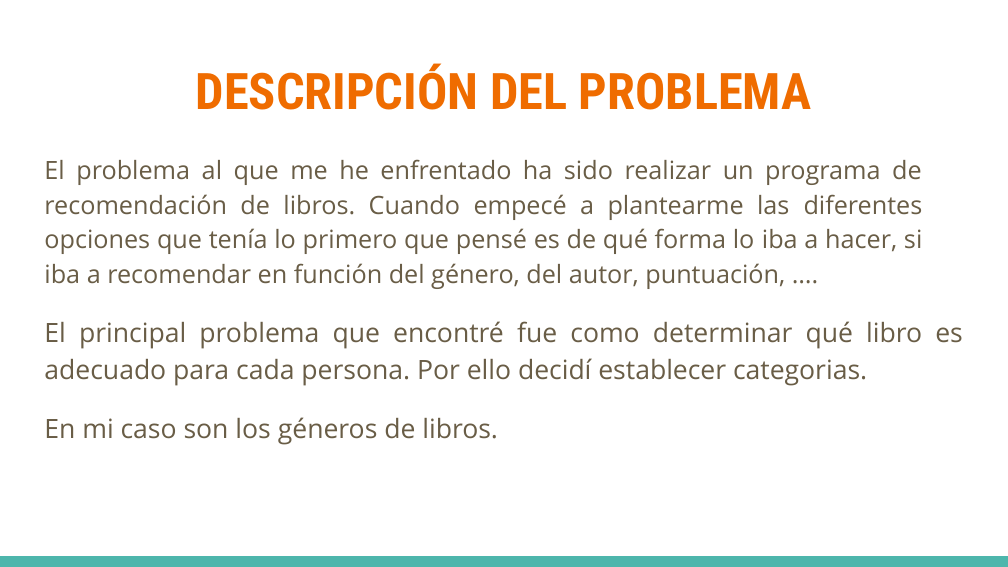
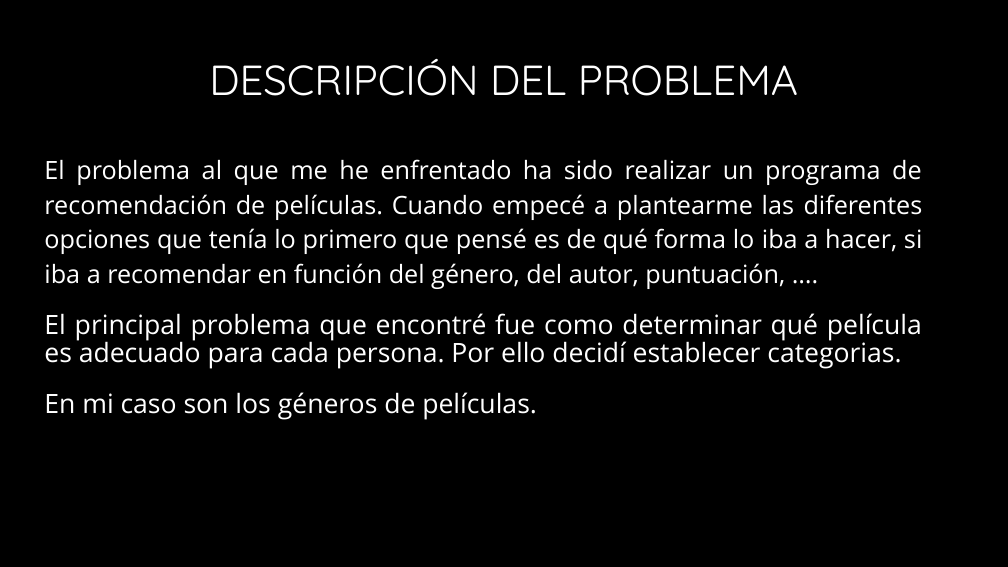
Before and after one commit to Catalfa/Recommandation_system, a slide deck: slide 3 of presentation/presentacion.pptx (slide 4 before the commit). Drawn at 1008x567 pixels with LibreOffice and Linux fonts; fonts in the diff are those of the drawing; background and template pictures are left out. Boxes give left, top, right and bottom in pixels: in the first picture for what was removed or moved away, otherwise in the second. Text is boxed around its words. In the diff, an @@ line names an element or a change of style, - is before the commit and + after.

```diff
--- a/presentation/presentacion.pptx
+++ b/presentation/presentacion.pptx
@@ background #FFFFFF to #000000 @@
@@ title "DESCRIPCIÓN DEL PROBLEMA" at bbox=[209, 59, 798, 96]: size 36 to 30 pt, font Roboto Condensed to Quicksand, text colour #EF6C00 to #FFFFFF, bold off; line spacing 1 to 0.9 @@
@@ text at bbox=[44, 159, 923, 420]: text changed; text colour #695D46 to #FFFFFF @@
-El problema al que me he enfrentado ha sido realizar un programa de recomendación de libros. Cuando empecé a plantearme las diferentes opciones que tenía lo primero que pensé es de qué forma lo iba a hacer, si iba a recomendar en función del género, del autor, puntuación, ….
-El principal problema que encontré fue como determinar qué libro es adecuado para cada persona. Por ello decidí establecer categorias.
-En mi caso son los géneros de libros.
+El problema al que me he enfrentado ha sido realizar un programa de recomendación de películas. Cuando empecé a plantearme las diferentes opciones que tenía lo primero que pensé es de qué forma lo iba a hacer, si iba a recomendar en función del género, del autor, puntuación, ….
+El principal problema que encontré fue como determinar qué película es adecuado para cada persona. Por ello decidí establecer categorias.
+En mi caso son los géneros de películas.
@@ rectangle removed at bbox=[0, 556, 1008, 567] @@
```
Also in this commit, not shown: 13 other slides changed, 1 slide removed, 26 other files.
